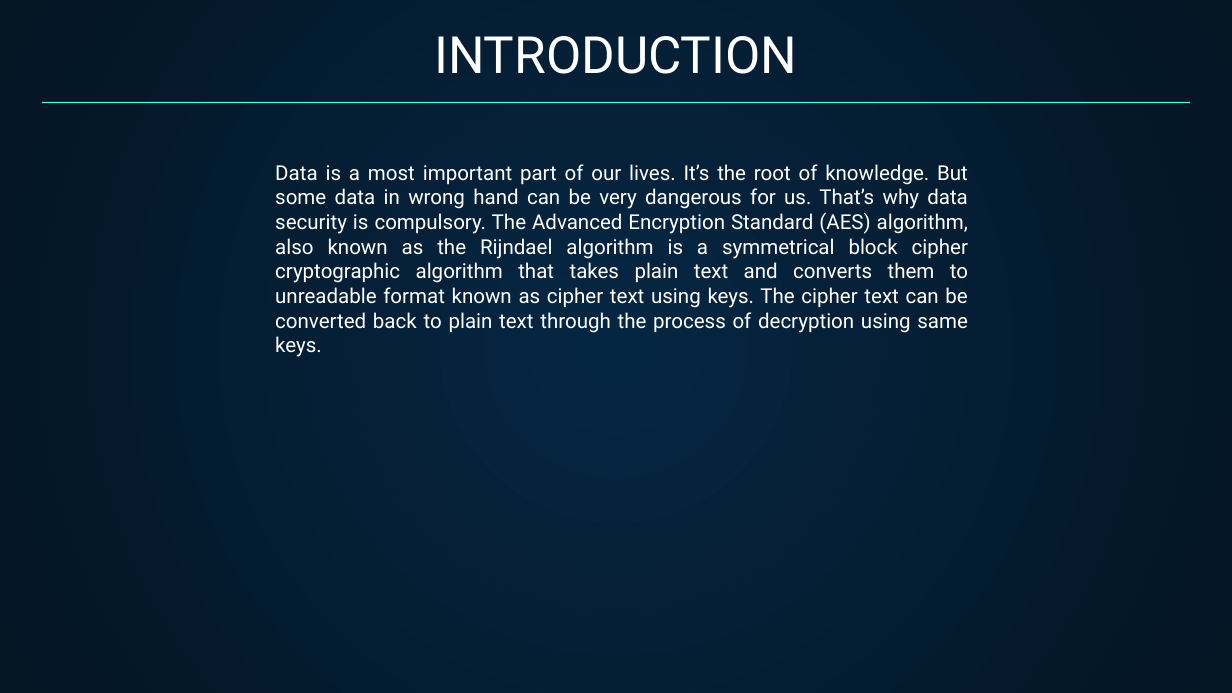
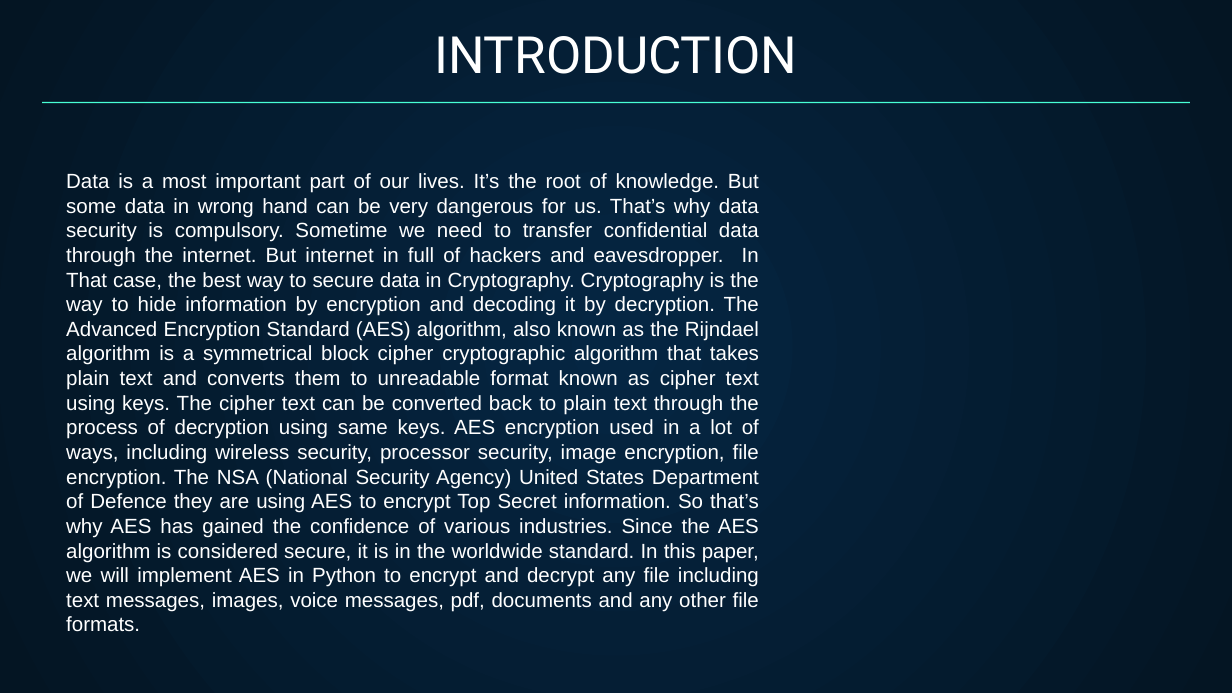
Before and after one commit to Tarequl-islam/Data-Encryption-using-AES, a slide deck: slide 4 of AES Project Presentation.pptx. Drawn at 1232x693 pixels with LibreOffice and Linux fonts; fonts in the diff are those of the drawing. Boxes give left, top, right and bottom in pixels: in the first picture for what was removed or moved away, otherwise in the second. Text is boxed around its words. In the diff, an @@ line names an element or a change of style, - is before the commit and + after.

Commit message:
2.30 am

```diff
--- a/AES Project Presentation.pptx
+++ b/AES Project Presentation.pptx
@@ text at (66, 173, 759, 632): text changed; font Roboto to Arial @@
-Data is a most important part of our lives. It’s the root of knowledge. But some data in wrong hand can be very dangerous for us. That’s why data security is compulsory. The Advanced Encryption Standard (AES) algorithm, also known as the Rijndael algorithm is a symmetrical block cipher cryptographic algorithm that takes plain text and converts them to unreadable format known as cipher text using keys. The cipher text can be converted back to plain text through the process of decryption using same keys.
+Data is a most important part of our lives. It’s the root of knowledge. But some data in wrong hand can be very dangerous for us. That’s why data security is compulsory. Sometime we need to transfer confidential data through the internet. But internet in full of hackers and eavesdropper. In That case, the best way to secure data in Cryptography. Cryptography is the way to hide information by encryption and decoding it by decryption. The Advanced Encryption Standard (AES) algorithm, also known as the Rijndael algorithm is a symmetrical block cipher cryptographic algorithm that takes plain text and converts them to unreadable format known as cipher text using keys. The cipher text can be converted back to plain text through the process of decryption using same keys. AES encryption used in a lot of ways, including wireless security, processor security, image encryption, file encryption. The NSA (National Security Agency) United States Department of Defence they are using AES to encrypt Top Secret information. So that’s why AES has gained the confidence of various industries. Since the AES algorithm is considered secure, it is in the worldwide standard. In this paper, we will implement AES in Python to encrypt and decrypt any file including text messages, images, voice messages, pdf, documents and any other file formats.
```
Also in this commit, not shown: 12 other slides changed.
